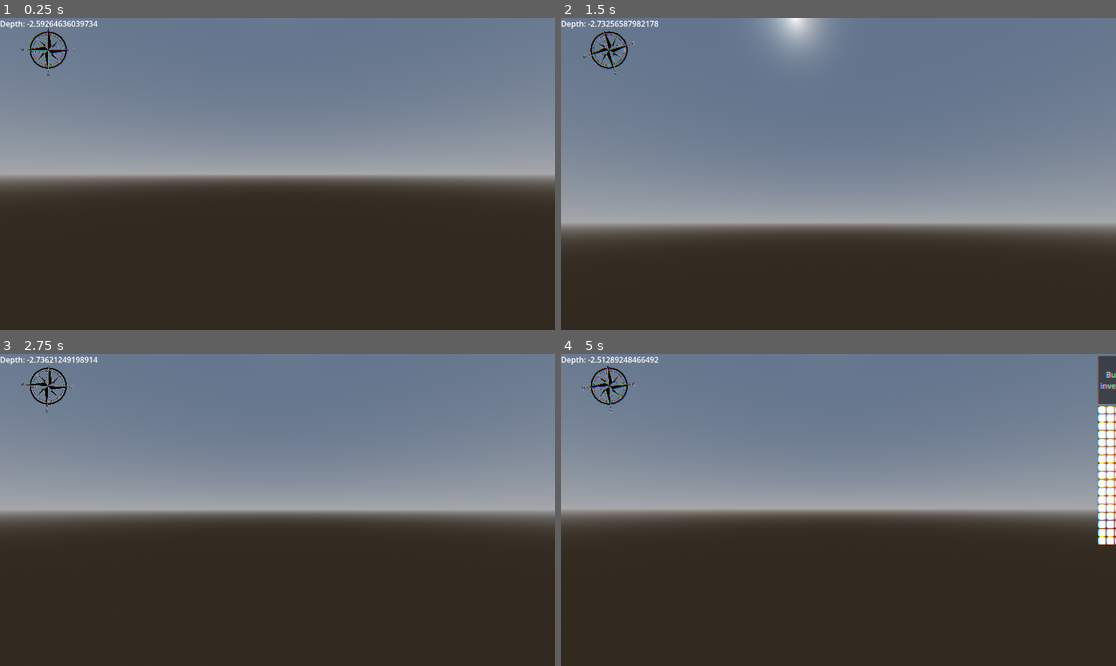
Above: before the commit, frames 1-4 (two rows, left to right).
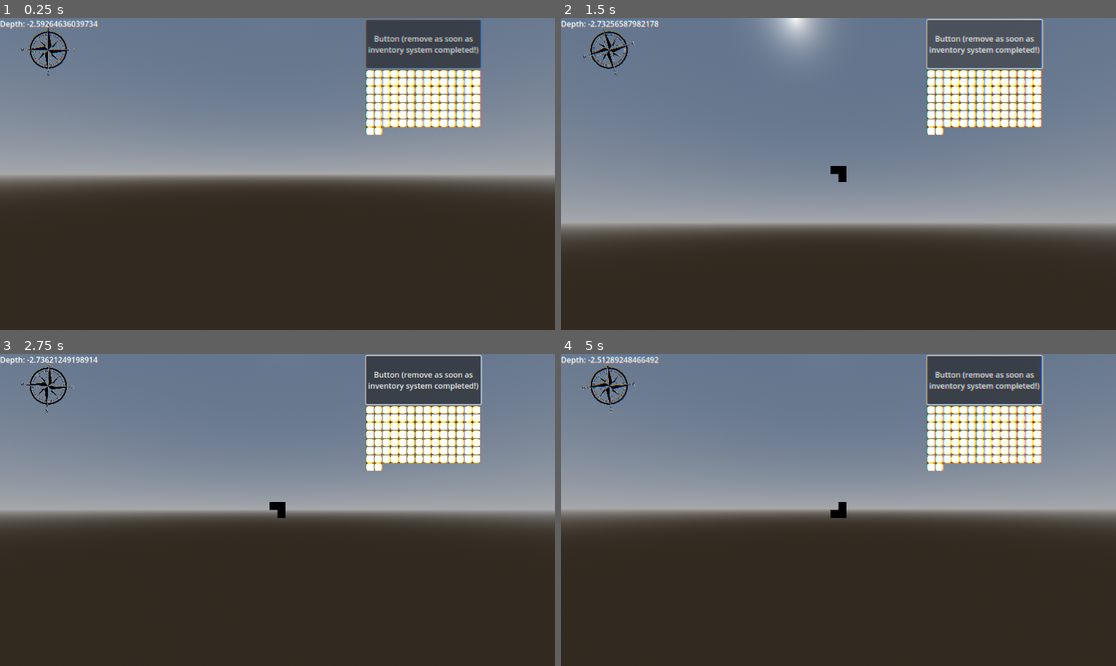
Above: after the commit, the same moments.

Repository: PonderSlime/Mare-Luminis---Juice-Submission
Game: Godot game, scene res://scenes/Test.tscn
Two runs of this game, one before a commit and one after it. Both use one fixed random seed, a clock stepped at 60 frames per second and the inputs below. The project has no main scene, so this scene is started directly.
Inputs (mouse positions are in pixels of both pictures, inside the frame that each line leads up to):
- Up to frame 1 (0.25 s): no input
- Up to frame 2 (1.5 s): move the mouse to (866, 174) at 0.52 s; hold W (move_forward) 0.53-1.25 s; click (866, 174) at 0.6 s; click (982, 42) at 1.25 s, where only the run after the commit has a clickable "Button (remove as soon as inv…"
- Up to frame 3 (2.75 s): move the mouse to (249, 510) at 2.02 s; hold W (move_forward) from 2.03 s (still down); tap F (interact) at 2.1 s; click (249, 510) at 2.3 s
- Up to frame 4 (5 s): keep holding W (move_forward); move the mouse to (849, 503) at 2.77 s; click (849, 503) at 2.85 s; move the mouse to (832, 516) at 3.52 s; right-click (832, 516) at 3.6 s; click (832, 516) at 3.8 s; move the mouse to (877, 513) at 4.27 s; click (877, 513) at 4.35 s; tap Tab (open_inventory) at 4.9 s

The runs differ from the first frame. In frame 1, 7.4% of the frame differs, in the area x 0-87%, y 0-38%; in frame 2, 7.7%; in frame 3, 7.3%; in frame 4, 9.8%, in the area x 0-100%, y 0-62%.

Commit message:
inventory broken a bit

Diff:
--- a/mare-luminis/core/scripts/player_core.gd
+++ b/mare-luminis/core/scripts/player_core.gd
@@ -11,8 +11,15 @@
 var warning: bool = false
 var item_held = null
 
+var is_in_menu: bool = false
+
 func _process(delta: float) -> void:
 	check_depth_pressure(delta)
+
+	if !is_in_menu:
+		Input.set_mouse_mode(Input.MOUSE_MODE_CAPTURED)
+	elif is_in_menu:
+		Input.set_mouse_mode(Input.MOUSE_MODE_VISIBLE)
 
 func check_depth_pressure(delta):
 	if current_depth > max_safe_depth:
--- a/mare-luminis/items/dynamic/scripts/player/camera_controller.gd
+++ b/mare-luminis/items/dynamic/scripts/player/camera_controller.gd
@@ -20,7 +20,6 @@
 var camera_angle = Vector2.ZERO
 var target_spring_length = 4.
 
-
 func update_fov(new_fov):
 	var tween = create_tween()
 	tween.tween_property(camera, "fov", new_fov, 0.5).set_trans(Tween.TRANS_SINE).set_ease(Tween.EASE_OUT)
@@ -35,7 +34,7 @@
 			reset_camera_to_back(delta)
 
 func _input(event):
-	if event is InputEventMouseMotion:
+	if event is InputEventMouseMotion && !PlayerCore.is_in_menu:
 		handle_camera(event.relative)
 		camera_free_look = true
 		time_since_last_camera_move = 0.0
--- a/mare-luminis/scenes/test.tscn
+++ /dev/null
@@ -1,3 +0,0 @@
-[gd_scene format=3 uid="uid://c7k8euexhmdhu"]
-
-[node name="Test" type="Node2D"]
--- a/mare-luminis/ui/inventory/inventory_ui.tscn
+++ b/mare-luminis/ui/inventory/inventory_ui.tscn
@@ -3,6 +3,7 @@
 [ext_resource type="Script" uid="uid://qu5mhysqmas0" path="res://ui/inventory/scripts/inventory_ui.gd" id="1_6ch5n"]
 
 [node name="InventoryUI" type="Control"]
+z_index = 3
 layout_mode = 3
 anchors_preset = 15
 anchor_right = 1.0
--- a/mare-luminis/ui/inventory/item.tscn
+++ b/mare-luminis/ui/inventory/item.tscn
@@ -1,8 +1,12 @@
-[gd_scene load_steps=2 format=3 uid="uid://bujhh7i6c1wyy"]
+[gd_scene load_steps=3 format=3 uid="uid://bujhh7i6c1wyy"]
 
 [ext_resource type="Script" uid="uid://b5qadwv6umvlx" path="res://ui/inventory/scripts/item.gd" id="1_s2v27"]
 
+[sub_resource type="RectangleShape2D" id="RectangleShape2D_s2v27"]
+size = Vector2(32, 32)
+
 [node name="Item" type="Node2D"]
+z_index = 4000
 script = ExtResource("1_s2v27")
 
 [node name="Icon" type="TextureRect" parent="."]
@@ -17,3 +21,6 @@
 offset_bottom = 16.0
 grow_horizontal = 2
 grow_vertical = 2
+
+[node name="CollisionShape2D" type="CollisionShape2D" parent="."]
+shape = SubResource("RectangleShape2D_s2v27")
--- a/mare-luminis/ui/inventory/scripts/inventory_ui.gd
+++ b/mare-luminis/ui/inventory/scripts/inventory_ui.gd
@@ -22,6 +22,9 @@
 		var y = i % col_count
 		var x = i / col_count
 		create_slot(i, x, y)
+	load_inventory()
+	for i in range(grid_array.size()):
+		print("Grid Slot", i, "Position:", grid_array[i].global_position)
 
 func _input(event: InputEvent) -> void:
 	if PlayerCore.item_held:
@@ -40,6 +43,7 @@
 	if file:
 		var json_text = file.get_as_text()
 		var json = JSON.parse_string(json_text)
+		file.close()
 		if json and "blocked_positions" in json:
 			for pos in json["blocked_positions"]:
 				blocked_grids.append(Vector2i(pos[0], pos[1]))
@@ -137,7 +141,7 @@
 
 	var calculated_grid_id = current_slot.slot_ID + icon_anchor.x * col_count + icon_anchor.y
 	PlayerCore.item_held._snap_to(grid_array[calculated_grid_id].global_position)
-
+	print("Snapping to ", grid_array[calculated_grid_id].global_position)
 	PlayerCore.item_held.get_parent().remove_child(PlayerCore.item_held)
 	grid_container.add_child(PlayerCore.item_held)
 	PlayerCore.item_held.global_position = get_global_mouse_position()
@@ -149,7 +153,9 @@
 		grid_array[grid_to_check].item_stored = PlayerCore.item_held
 
 	PlayerCore.item_held = null
+
 	clear_grid()
+	save_inventory()
 
 func pick_item():
 	if not current_slot or not current_slot.item_stored:
@@ -167,3 +173,88 @@
 		grid_array[grid_to_check].item_stored = null
 	check_slot_availability(current_slot)
 	set_grids.call_deferred(current_slot)
+	save_inventory()
+
+func save_inventory():
+	var save_data = {
+		"items": []
+	}
+
+	for slot in grid_array:
+		if slot.item_stored:
+			var item_data = {
+				"item_ID": slot.item_stored.item_ID,
+				"position": [slot.slot_ID % col_count, slot.slot_ID / col_count],
+				"rotation": slot.item_stored.rotation_degrees,
+				"grids": slot.item_stored.item_grids
+			}
+			save_data["items"].append(item_data)
+
+	var file = FileAccess.open("user://inventory_save.json", FileAccess.WRITE)
+	file.store_string(JSON.stringify(save_data, "\t"))
+	file.close()
+	print("Inventory saved.")
+
+func load_inventory():
+	var file = FileAccess.open("user://inventory_save.json", FileAccess.READ)
+	if not file:
+		print("No save file found.")
+		return
+
+	var json_text = file.get_as_text()
+	file.close()
+
+	var json = JSON.parse_string(json_text)
+	if not json or not "items" in json:
+		print("Invalid save file.")
+		return
+
+	for item_data in json["items"]:
+		var new_item = item_scene.instantiate()
+		add_child(new_item)
+		new_item.position = Vector2.ZERO
+
+		new_item.load_item(item_data["item_ID"])
+		new_item.rotation_degrees = item_data["rotation"]
+		new_item.item_grids = item_data["grids"]
+
+		var saved_x = item_data["position"][0]
+		var saved_y = item_data["position"][1]
+		var slot_index = int(saved_x) * col_count + int(saved_y)
+
+		if slot_index < 0 or slot_index >= grid_array.size():
+			print("Invalid slot index, skipping item.")
+			continue
+		print("Target Slot Position:", grid_array[slot_index].global_position)
+		print("Saved X:", saved_x, "Saved Y:", saved_y)
+		print("Column Count:", col_count)
+		print("Calculated Slot Index:", saved_x * col_count + saved_y)
+		var target_slot = grid_array[slot_index]
+		new_item.grid_anchor = target_slot
+		print(slot_index)
+
+		new_item.global_position = target_slot.global_position
+
+		if new_item.item_grids.size() > 1:
+			var first_grid_offset = new_item.item_grids[0]
+			new_item.global_position += Vector2(first_grid_offset[0] * grid_count, first_grid_offset[1] * grid_count)
+
+		new_item._snap_to(grid_array[slot_index].global_position)
+		print("Snapping to ", grid_array[slot_index].global_position)
+		print("position?? : ", new_item.global_position)
+
+		for grid in new_item.item_grids:
+			var grid_x = saved_x + grid[0]
+			var grid_y = saved_y + grid[1]
+			var grid_index = grid_y * col_count + grid_x
+
+			if grid_index >= 0 and grid_index < grid_array.size():
+				grid_array[grid_index].state = grid_array[grid_index].States.TAKEN
+				grid_array[grid_index].item_stored = new_item
+
+		remove_child(new_item)
+		grid_container.add_child(new_item)
+		PlayerCore.item_held = null
+
+		clear_grid()
+	print("Inventory loaded successfully.")
--- a/mare-luminis/ui/inventory/scripts/item.gd
+++ b/mare-luminis/ui/inventory/scripts/item.gd
@@ -34,7 +34,6 @@
 		if rotation_degrees >= 360:
 			rotation_degrees = 0
 
-
 func _snap_to(destination: Vector2):
 	var tween = create_tween()
 	if int(rotation_degrees) % 100 == 0:
--- a/mare-luminis/ui/player/player_ui.tscn
+++ b/mare-luminis/ui/player/player_ui.tscn
@@ -12,12 +12,20 @@
 shader_parameter/pulse_speed = 2.5
 shader_parameter/pulse_intensity = 0.5
 
-[node name="PlayerUI" type="CanvasLayer"]
+[node name="PlayerUI" type="Control"]
+layout_mode = 3
+anchors_preset = 15
+anchor_right = 1.0
+anchor_bottom = 1.0
+grow_horizontal = 2
+grow_vertical = 2
 script = ExtResource("1_g5tbx")
 
 [node name="InventoryUI" parent="." instance=ExtResource("2_7n80m")]
+layout_mode = 1
 anchors_preset = -1
-anchor_left = 1.0
+anchor_left = 0.66
+col_count = 14
 
 [node name="Compass" type="Control" parent="."]
 layout_mode = 3
@@ -34,14 +42,18 @@
 stretch_mode = 4
 
 [node name="Warning" type="ColorRect" parent="."]
+z_index = 20
 material = SubResource("ShaderMaterial_g5tbx")
+layout_mode = 1
 anchors_preset = 15
 anchor_right = 1.0
 anchor_bottom = 1.0
 grow_horizontal = 2
 grow_vertical = 2
+mouse_filter = 2
 
 [node name="Label" type="Label" parent="."]
+layout_mode = 0
 offset_right = 40.0
 offset_bottom = 23.0
 text = "Depth:"
--- a/mare-luminis/ui/player/scripts/player_ui.gd
+++ b/mare-luminis/ui/player/scripts/player_ui.gd
@@ -1,4 +1,4 @@
-extends CanvasLayer
+extends Control
 @onready var compass = $Compass/CompassTexture
 @onready var warning_elem = $Warning
 @onready var warning_elem_mat = $Warning.material
@@ -44,16 +44,25 @@
 func _input(event: InputEvent) -> void:
 	if Input.is_action_just_pressed("open_inventory"):
 		toggle_inventory()
+	if event is InputEventMouseButton and event.pressed:
+		print("Mouse click detected at: ", event.position)
+func _unhandled_input(event):
+	if event is InputEventMouseButton or event is InputEventMouseMotion:
+		get_viewport().set_input_as_handled()
 
 func toggle_inventory():
-	if inventory_open:
+	if inventory_open && PlayerCore.is_in_menu:
 		var tween = create_tween()
 		tween.tween_property(inventory_ui, "anchor_left", 1, 0.3).set_trans(Tween.TRANS_SINE).set_ease(Tween.EASE_IN)
 		inventory_open = false
-	elif !inventory_open:
+		PlayerCore.is_in_menu = true
+
+	elif !inventory_open && !PlayerCore.is_in_menu:
 		var tween = create_tween()
 		tween.tween_property(inventory_ui, "anchor_left", 0.66, 0.3).set_trans(Tween.TRANS_SINE).set_ease(Tween.EASE_IN)
 		inventory_open = true
+		PlayerCore.is_in_menu = true
+
 func update_compass():
 	if compass:
 		compass.rotation_degrees = camera_boom.global_rotation_degrees.y + 180
